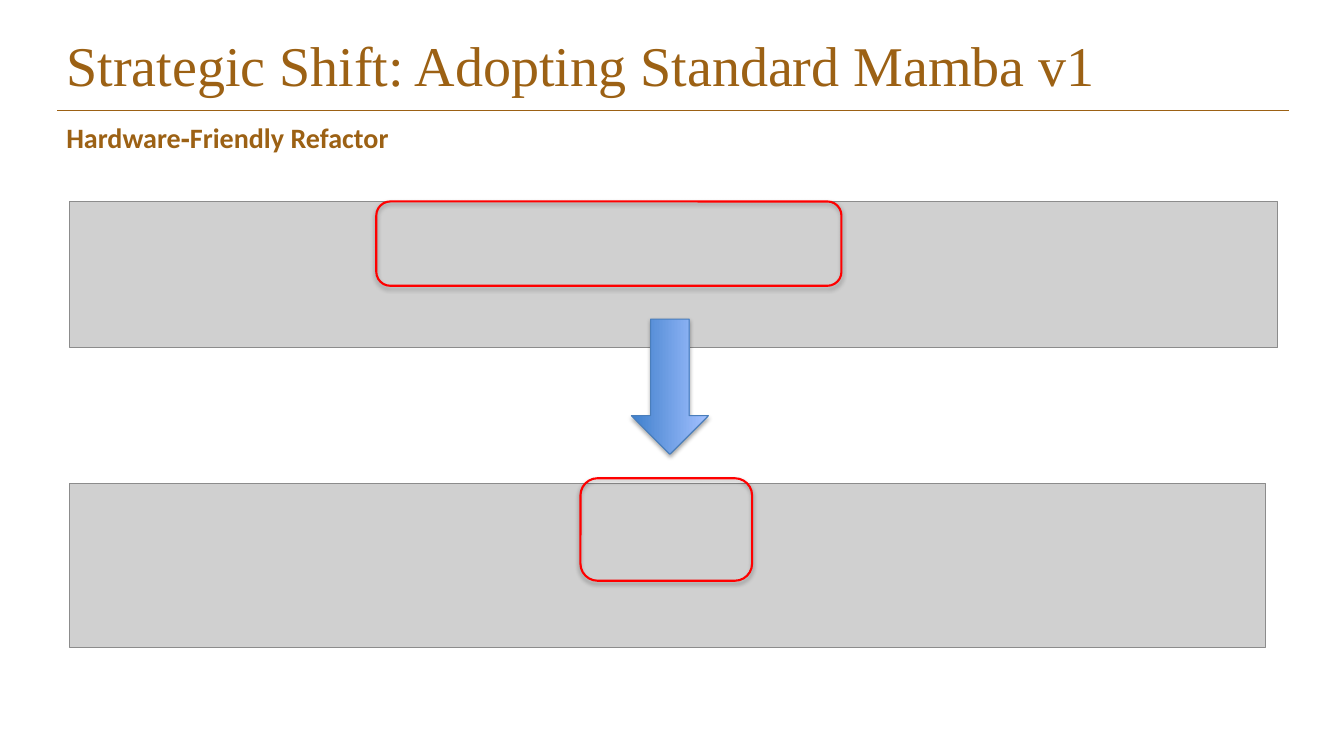
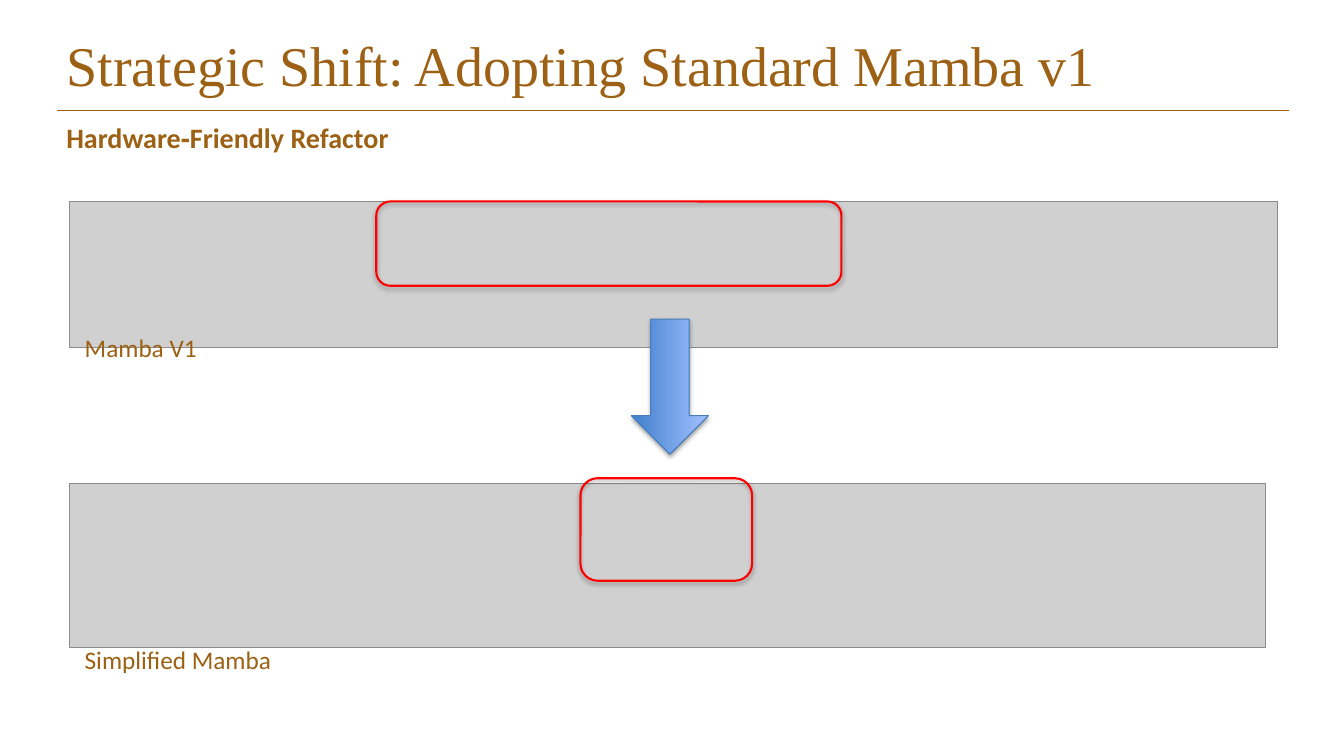
Before and after one commit to Elison-debug/Cmamba_reconstruct, a slide deck: slide 18 of pre-ssm.pptx. Drawn at 1344x755 pixels with LibreOffice and Linux fonts; fonts in the diff are those of the drawing; grey boxes stand for pictures; background and template pictures are left out. Boxes give left, top, right and bottom in pixels: in the first picture for what was removed or moved away, otherwise in the second. Text is boxed around its words. In the diff, an @@ line names an element or a change of style, - is before the commit and + after.

```diff
--- a/pre-ssm.pptx
+++ b/pre-ssm.pptx
@@ text added at (85, 339, 197, 364), 18 pt, text #9C6114 @@
+Mamba V1
@@ text added at (85, 651, 271, 673), 18 pt, text #9C6114 @@
+Simplified Mamba
```
Also in this commit, not shown: 9 other slides changed, 5 other files.
